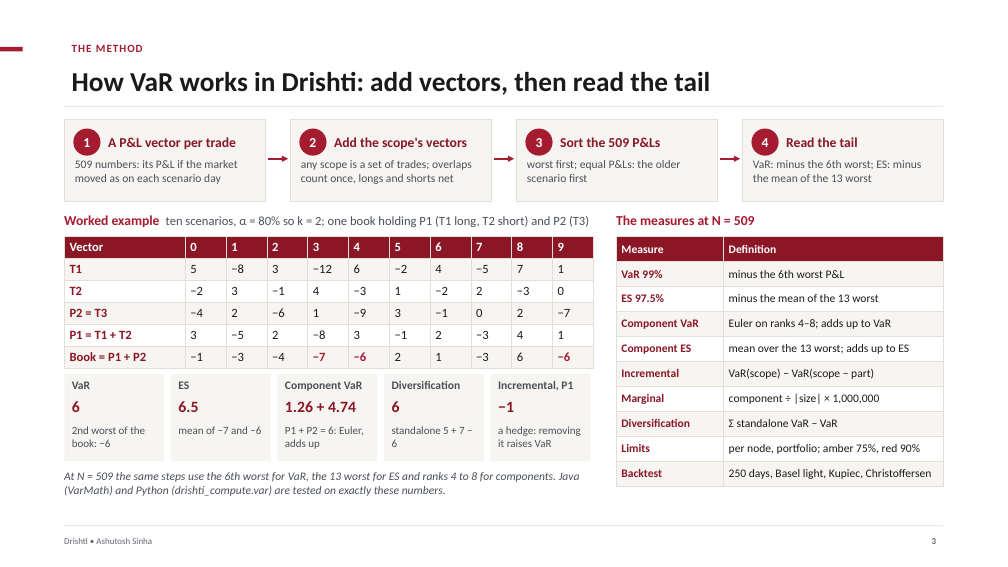
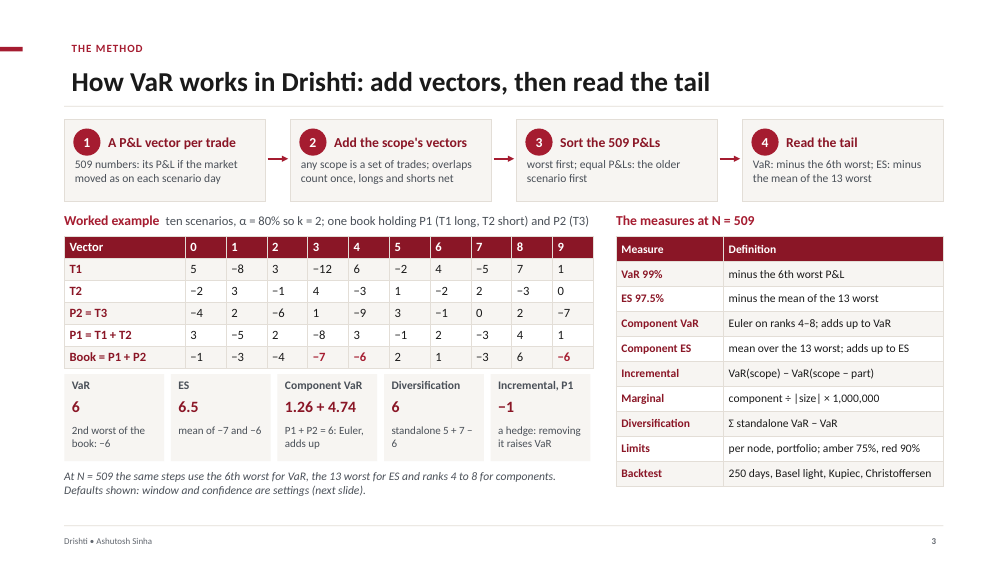
Before and after one commit to ajsinha/drishti, a slide deck: slide 3 of docs/publications/Drishti-VaR-Engine.pptx. Drawn at 1008x567 pixels with LibreOffice and Linux fonts; fonts in the diff are those of the drawing. Boxes give left, top, right and bottom in pixels: in the first picture for what was removed or moved away, otherwise in the second. Text is boxed around its words. In the diff, an @@ line names an element or a change of style, - is before the commit and + after.

Commit message:
The VaR engine deck for 2.9.4 as released (15 slides): every 2.9.4 capability built (Kafka micro-batches, position grain, the canonical record, the per-system pin), a slide of the settings (scenario window, confidence, currencies, names, inputs); only scaling out across a cluster of Drishti servers stays designed

```diff
--- a/docs/publications/Drishti-VaR-Engine.pptx
+++ b/docs/publications/Drishti-VaR-Engine.pptx
@@ text at [64, 472, 556, 496]: text changed @@
-At N = 509 the same steps use the 6th worst for VaR, the 13 worst for ES and ranks 4 to 8 for components. Java (VarMath) and Python (drishti_compute.var) are tested on exactly these numbers.
+At N = 509 the same steps use the 6th worst for VaR, the 13 worst for ES and ranks 4 to 8 for components. Defaults shown: window and confidence are settings (next slide).
```
Also in this commit, not shown: 10 other slides changed, 1 slide added, 1 other file.
